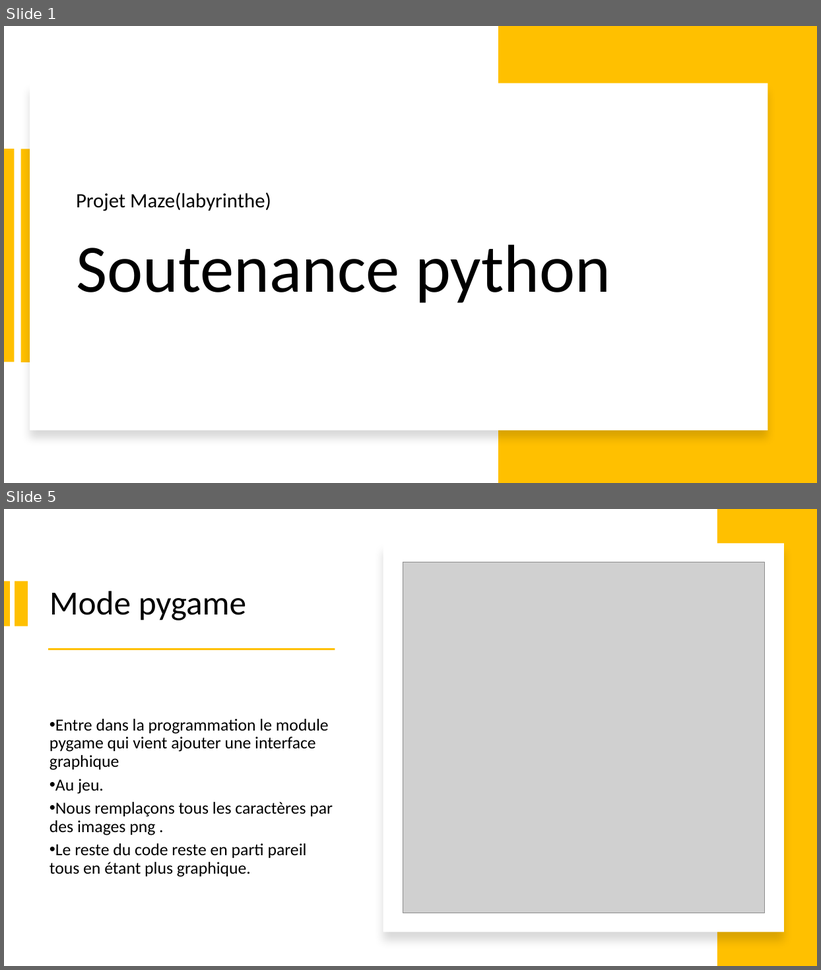
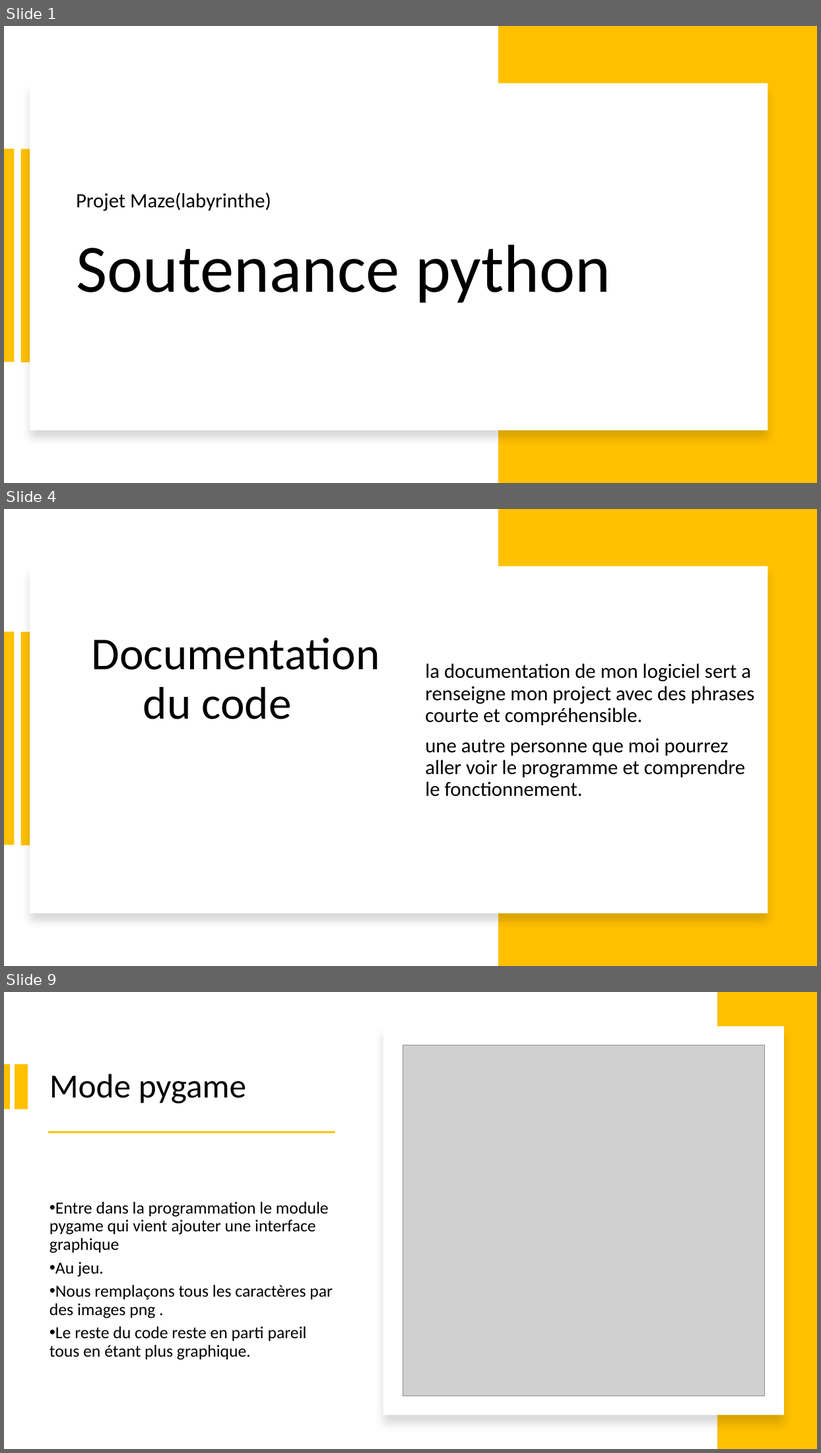
Before and after one commit to adesombre/projet3, a slide deck: soutenance_python.pptx. Shown one above the other, each under a label of ours: slides 1 and 5 before the commit, slides 1, 4 and 9 after it; the slides between them are not shown. The pictures are 821x970 and 821x1453 pixels, drawn with LibreOffice and Linux fonts; fonts in the diff are those of the drawing; grey boxes stand for pictures. Boxes give left, top, right and bottom in pixels: in the first picture for what was removed or moved away, otherwise in the second. Text is boxed around its words. In the diff, an @@ line names an element or a change of style, - is before the commit and + after.

```diff
--- a/soutenance_python.pptx
+++ b/soutenance_python.pptx
@@ slide 4 added at bbox=[4, 509, 817, 966], background #FFFFFF @@
@@ rectangle added at bbox=[499, 509, 817, 966], fill #FFC000 @@
@@ rectangle added at bbox=[30, 566, 768, 914], fill #FFFFFF @@
@@ rectangle added at bbox=[4, 632, 14, 846], fill #FFC000 @@
@@ rectangle added at bbox=[20, 632, 31, 846], fill #FFC000 @@
@@ title added at bbox=[92, 638, 380, 720], 54 pt, text #000000 @@
+Documentation du code
@@ subtitle added at bbox=[425, 663, 755, 797], 24 pt, text #000000 @@
+la documentation de mon logiciel sert a renseigne mon project avec des phrases courte et compréhensible.
+une autre personne que moi pourrez aller voir le programme et comprendre le fonctionnement.
@@ what was slide 5 is now slide 9 @@
```
Also in this commit, not shown: 8 slides changed, 4 other slides added, 1 other file.
